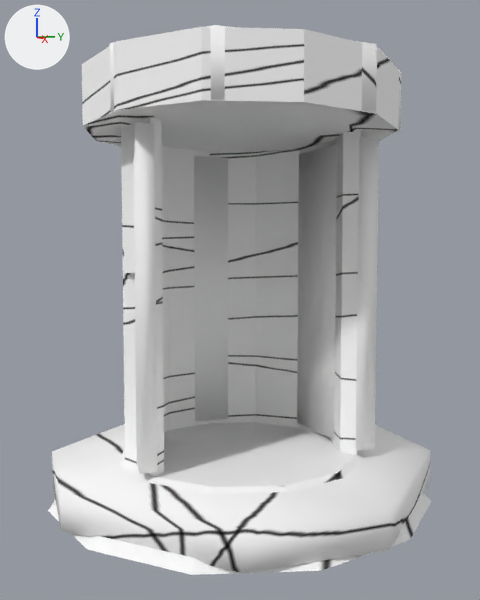
Renders of the Blender file models/UNCOMPILED/chamber.blend from each side of a commit.
Rendered twice from a 50 mm camera at (5.4, -1.84, 1.85) aimed at (0.01, 0.0, 1.47). Lighting does not change. The marker at upper left points along +X, +Y and +Z.

In view in the first picture: 'chamber', 'chamber_physics'.
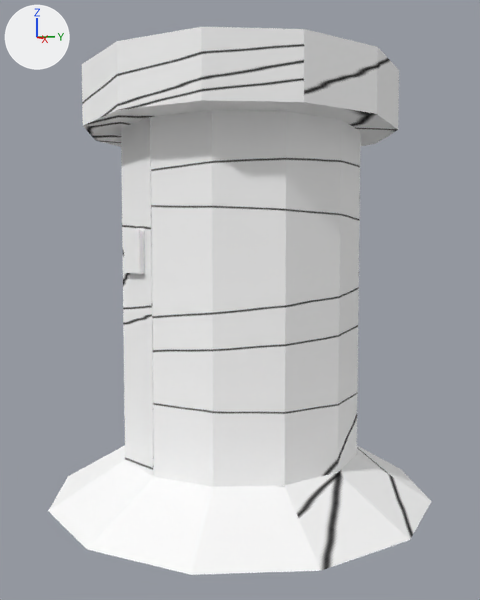
Where the newer file only moved an object's origin or applied its transform, the numbers keep the older frame.

Where the change shows, as pixel boxes (x1, y1, x2, y2) in the pictures (480 x 600 px):
'chamberdoor', added: after (151, 110, 361, 487)
'chamber_physics', hidden: before (52, 25, 430, 573)

What the commit changed:
Mesh me_cylinder_001 is new.
It has 20 vertices, 18 faces and spans x -1.7..-1.1, y -0.8..0.9, z -1.1..13.9.
It uses material mat_chamber.
Object 'chamber_physics' (ob_chamber_physics) is now hidden.
Object 'chamberdoor' (ob_chamberdoor) is new; it shows me_cylinder_001.
Its location is (-0.772, 0.032, 0.382).
Its rotation in degrees is (0, 0, 180).
Its scale is (1.05, 1.0, 0.178).
